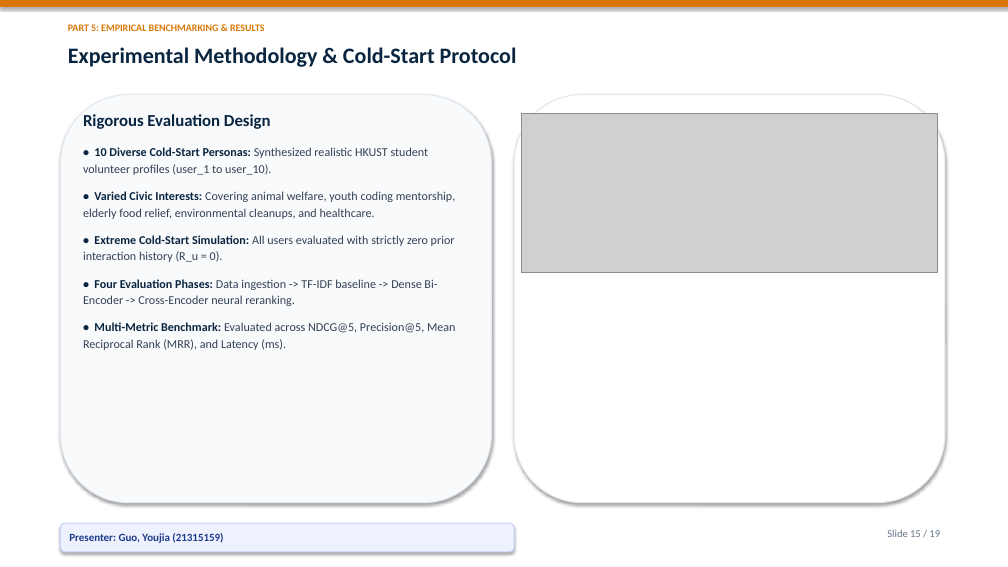
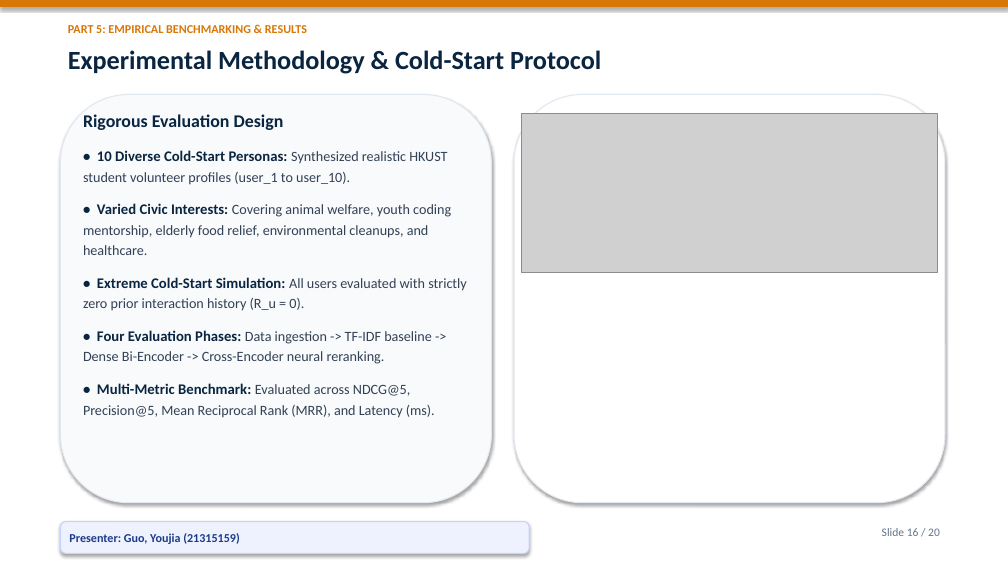
Before and after one commit to Bob8259/CSIT-5210-Group-Project, a slide deck: slide 16 of CSIT5210_Group1_Presentation.pptx (slide 15 before the commit). Drawn at 1008x567 pixels with LibreOffice and Linux fonts; fonts in the diff are those of the drawing; grey boxes stand for pictures. Boxes give left, top, right and bottom in pixels: in the first picture for what was removed or moved away, otherwise in the second. Text is boxed around its words. In the diff, an @@ line names an element or a change of style, - is before the commit and + after.

Commit message:
feat: add grand cover page and enlarge presentation font sizes for optimal projection readability

```diff
--- a/CSIT5210_Group1_Presentation.pptx
+++ b/CSIT5210_Group1_Presentation.pptx
@@ text "PART 5: EMPIRICAL BENCHMARKING & ..." at (68, 25, 307, 33): size 9.5 to 11.5 pt @@
@@ text "Experimental Methodology & Cold-Start Protocol" at (68, 50, 601, 74): size 21 to 25 pt @@
@@ text "Rigorous Evaluation Design" at (83, 114, 467, 418): size 16 to 17 pt in "Rigorous Evaluation Design"; size 11.5 to 14 pt in "• 10 Diverse Cold-Start Personas:", "• Varied Civic Interests:", "• Extreme Cold-Start Simulation:", "• Four Evaluation Phases:" and 1 more places; size 11.5 to 13.5 pt in "Synthesized realistic HKUST student volunteer profiles (user ...", "Covering animal welfare, youth coding mentorship, elderly ...", "All users evaluated with strictly zero prior ...", "Data ingestion -> TF-IDF baseline -> Dense ..." and 1 more places; line spacing 1.15 to 1.2; more space between paragraphs @@
@@ rounded rectangle "Presenter: Guo, Youjia (21315159)": place and size @@
-rounded rectangle "Presenter: Guo, Youjia (21315159)" at (60, 523, 514, 552)
+rounded rectangle "Presenter: Guo, Youjia (21315159)" at (60, 522, 529, 554)
@@ rounded rectangle "Presenter: Guo, Youjia (21315159)" at (60, 522, 529, 554): size 10.5 to 11.5 pt @@
@@ text at (882, 528, 940, 536): text changed; size 10 to 11 pt @@
-Slide 15 / 19
+Slide 16 / 20
```
Also in this commit, not shown: 18 other slides changed, 1 slide added, 1 other file.
